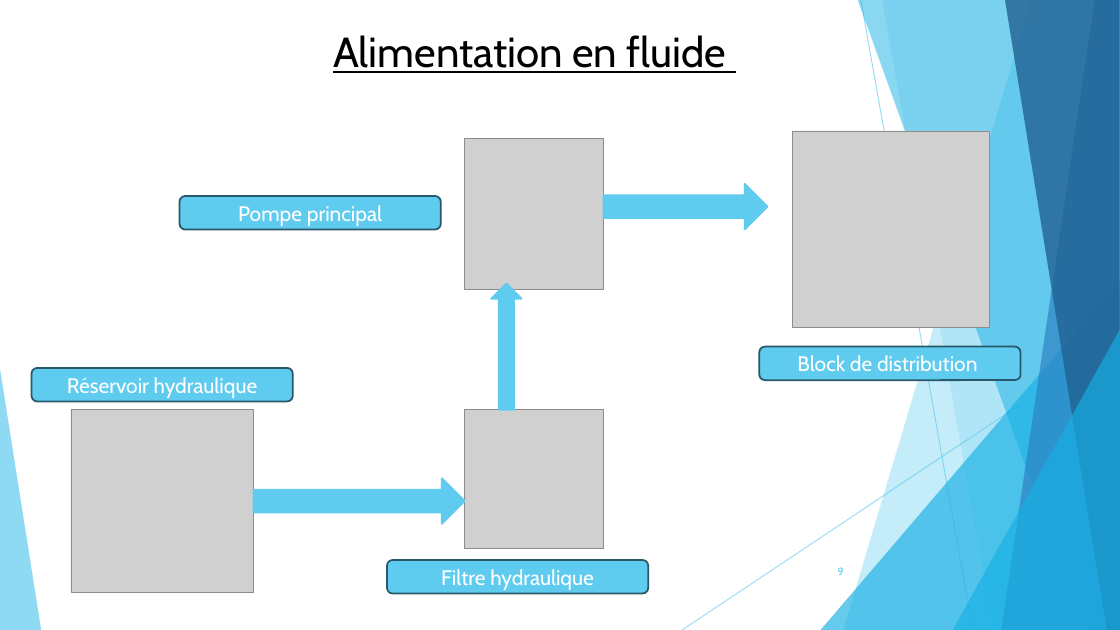
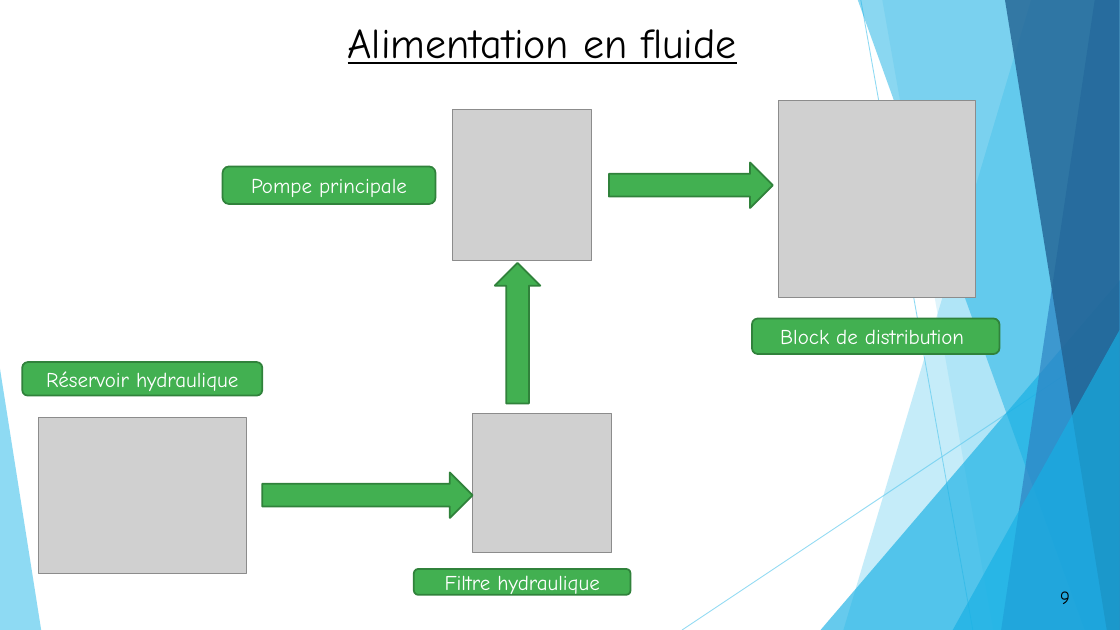
Before and after one commit to OussamaTeyib/PFE_2024, a slide deck: slide 9 of Présentation.pptx. Drawn at 1120x630 pixels with LibreOffice and Linux fonts; fonts in the diff are those of the drawing; grey boxes stand for pictures. Boxes give left, top, right and bottom in pixels: in the first picture for what was removed or moved away, otherwise in the second. Text is boxed around its words. In the diff, an @@ line names an element or a change of style, - is before the commit and + after.

```diff
--- a/Présentation.pptx
+++ b/Présentation.pptx
@@ title "Alimentation en fluide": place and size @@
-title "Alimentation en fluide" at [333, 35, 727, 73]
+title "Alimentation en fluide" at [348, 29, 736, 64]
@@ title "Alimentation en fluide" at [348, 29, 736, 64]: font Cabin to Comic Neue @@
@@ picture: place and size @@
-picture at [465, 139, 604, 290]
+picture at [453, 109, 592, 260]
@@ picture: place and size @@
-picture at [793, 131, 990, 328]
+picture at [779, 100, 975, 297]
@@ rounded rectangle "Pompe principale": place and size @@
-rounded rectangle "Pompe principale" at [180, 196, 441, 229]
+rounded rectangle "Pompe principale" at [223, 166, 435, 204]
@@ rounded rectangle "Pompe principale" at [223, 166, 435, 204]: fill #5FCBEF to #42B051; outline #2A5969 1.5 pt to #31823C 1.5 pt @@
@@ text in rounded rectangle at [251, 179, 407, 197]: text changed; font Cabin to Comic Neue @@
-Pompe principal
+Pompe principale
@@ right arrow at [609, 162, 773, 208]: fill #5FCBEF to #42B051; outline #5FCBEF 1.5 pt to #31823C 1.5 pt @@
@@ right arrow: place and size @@
-right arrow at [604, 184, 768, 229]
+right arrow at [609, 162, 773, 208]
@@ right arrow added at [495, 263, 541, 404], fill #42B051, outline #31823C 1.5 pt @@
@@ up arrow removed at [492, 283, 522, 409] @@
@@ font Cabin to Comic Neue; fill #5FCBEF to #42B051; outline #2A5969 1.5 pt to #31823C 1.5 pt in 3 elements at [22, 362, 262, 396], [414, 569, 631, 595], [752, 318, 1000, 354] @@
@@ rounded rectangle "Block de distribution": place and size @@
-rounded rectangle "Block de distribution" at [760, 347, 1021, 381]
+rounded rectangle "Block de distribution" at [752, 318, 1000, 354]
@@ rounded rectangle "Réservoir hydraulique": place and size @@
-rounded rectangle "Réservoir hydraulique" at [32, 368, 293, 402]
+rounded rectangle "Réservoir hydraulique" at [22, 362, 262, 396]
@@ picture: place and size @@
-picture at [71, 410, 253, 592]
+picture at [39, 418, 246, 574]
@@ picture: place and size @@
-picture at [465, 410, 604, 549]
+picture at [473, 413, 613, 553]
@@ right arrow: place and size @@
-right arrow at [254, 478, 465, 523]
+right arrow at [262, 472, 472, 518]
@@ right arrow at [262, 472, 472, 518]: fill #5FCBEF to #42B051; outline #5FCBEF 1.5 pt to #31823C 1.5 pt @@
@@ rounded rectangle "Filtre hydraulique": place and size @@
-rounded rectangle "Filtre hydraulique" at [387, 560, 649, 594]
+rounded rectangle "Filtre hydraulique" at [414, 569, 631, 595]
@@ page number: place and size @@
-page number at [838, 567, 844, 575]
+page number at [1032, 581, 1098, 614]
@@ page number at [1032, 581, 1098, 614]: size 9 to 16 pt, font Cabin to Comic Neue, text colour #5FCBEF to #000000; alignment right to centre; fill none to #FFFFFF; outline none to #000000 1.5 pt @@
```
Also in this commit, not shown: 22 other slides changed, 1 slide added, 1 slide removed, 5 other files.
